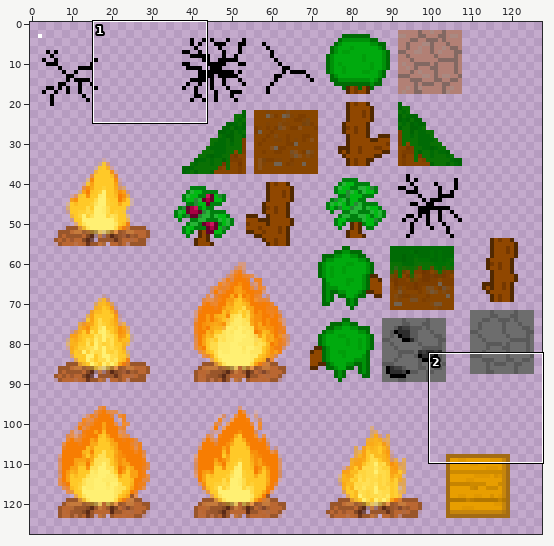
Sprite sheet, stored at core/assets/world.png. The picture above shows the old version from afar; the outline marks the close-up.
Close-up. Before the edit:
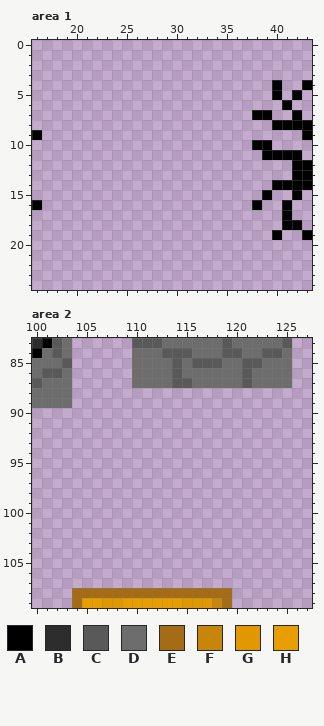
The file is 128x128 pixels. Pixels under 10% opacity are left out. Colours within 5 levels of each other are drawn and written as one. Shown: area 1: x 16..43, y 0..24; area 2: x 100..127, y 83..109. The old version is drawn lined up with the new one.
Palette (. is transparent): A #000000  B #2d2d2d  C #595959  D #6d6d6d  E #a36c15  F #c6850b  G #e09700  H #e89e00
Pixels before, area 1, first column x 16:
 4 ........................A..A
 5 ........................A.A.
 6 .........................A..
 7 ......................AA..A.
 8 ........................AAAA
 9 A..........................A
10 ......................AA....
11 .......................AAAA.
12 ..........................AA
13 ..........................AA
14 ........................AAAA
15 .......................A..A.
16 A.....................A..A..
17 .........................A..
18 .........................AA.
19 ........................A..A
Pixels before, area 2, first column x 100:
 83 BACD......CCCDDDDDDCDDDDDC
 84 ADCD......DDDCCCDDDCCDDCCD
 85 DDDC......DDDDCDCCCDDCCDDD
 86 DCCD......DDDDCDDDDDDCDDDD
 87 CDDD......DDDDCCDDDDDCDDDD
 88 DDDD......................
 89 DDDD......................
 90 ..........................
 91 ..........................
 92 ..........................
 93 ..........................
 94 ..........................
 95 ..........................
 96 ..........................
 97 ..........................
 98 ..........................
 99 ..........................
100 ..........................
101 ..........................
102 ..........................
103 ..........................
104 ..........................
105 ..........................
106 ..........................
107 ..........................
108 ....EEEEEEEEEEEEEEEE......
109 ....EHHGGHHHHHHGGGFE......
Once edited:
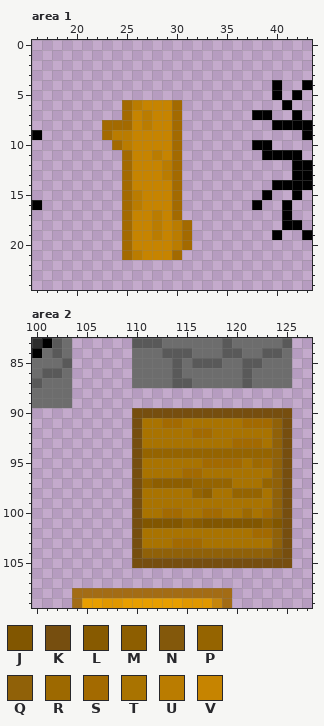
Colours new in this view: J #815600  K #764e0f  L #875a00  M #8d5e00  N #83580b  P #956400  Q #906108  R #9d6900  S #a36a00  T #a97300  U #ba7c00  V #c68400
The exact change:
drawings rearranged on the sheet (the old picture shows each at its new place)
Changed rows in their new state; - is an unchanged pixel.
Area 1:
first column x 23:
 6 --SUVVVS-
 7 --SVUVVS-
 8 SSSVUVVS-
 9 SUUVVVVS-
10 -SUVVVVS-
11 --SVVUVS-
12 --SVVVUS-
13 --SVVVUS-
14 --SVVVVS-
15 --SUVVVS-
16 --SUVVVS-
17 --SVVUVS-
18 --SVVUVUS
19 --SVVUVUS
20 --SVVVVUS
21 --SUVVVS-
Area 2:
first column x 110:
 90 KKKKKKKKKKKKKKKK
 91 KTTSSTTTTTTSSSQK
 92 KTTTTTSSTTTTTTQK
 93 KTTTTTTTTTSSSTQK
 94 KPPPPPPPPPPPPPQK
 95 KTTTTTTSSSSTRSQK
 96 KTTTTSSTTTTTTTQK
 97 KPMMMMPPPPTTTPQK
 98 KTTTTTPMTTPPPTQK
 99 KTTTTTTTTTTTTTQK
100 KTTSSTTSSTTRTSQK
101 KJJJJMLJJJJJJMJK
102 KTTTTTTTTTTTSSQK
103 KTTTSSSTTTTTTTQK
104 KQQQQQQQQQQQQQNK
105 KKKKKKKKKKKKKKKK
Boxes around the changes in both close-ups, in picture pixels (x1, y1, x2, y2):
added: (102, 100, 192, 260)
added: (132, 408, 292, 568)
